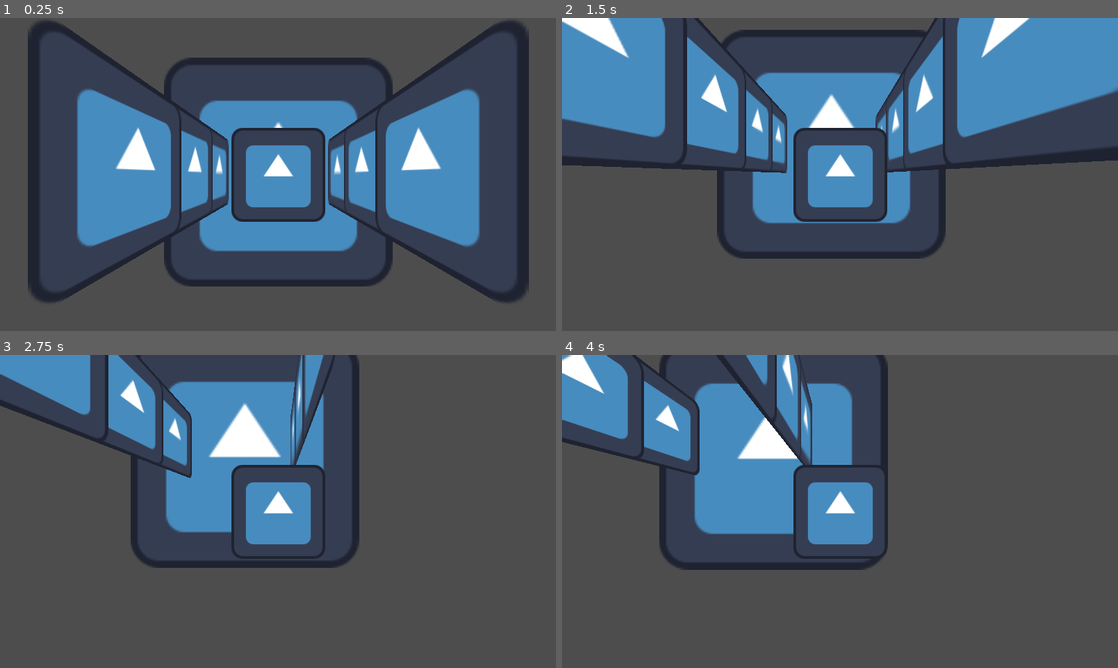
Above: before the commit, frames 1-4 (two rows, left to right).
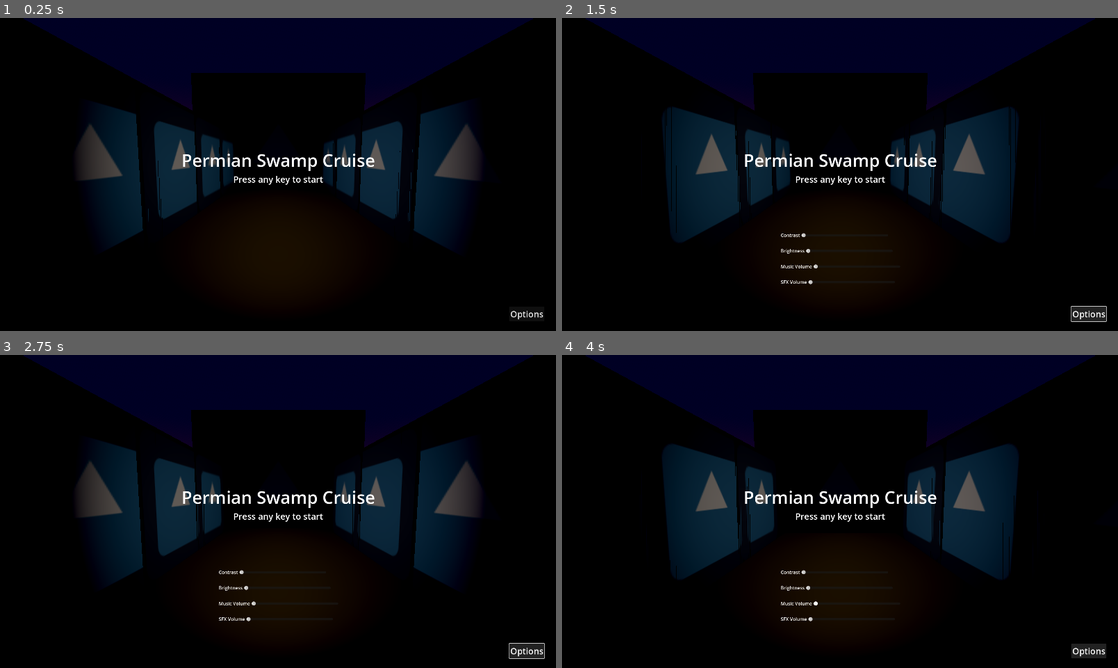
Above: after the commit, the same moments.

Repository: nialsiG/GMTK2025
Game: Godot game, scene res://scenes/main/main.tscn
Two runs of this game, one before a commit and one after it. Both use one fixed random seed, a clock stepped at 60 frames per second and the inputs below. The engine's default icon, where the game draws it, is replaced by a stand-in: a white triangle on a blue panel in a dark square.
Inputs (mouse positions are in pixels of both pictures, inside the frame that each line leads up to):
- Up to frame 1 (0.25 s): no input
- Up to frame 2 (1.5 s): click (1090, 315) at 0.5 s, where only the run after the commit has a clickable "Options"; hold Right (ui_right) from 1.28 s (still down)
- Up to frame 3 (2.75 s): release Right (ui_right) at 2.03 s; hold Down (ui_down) from 2.03 s (still down)
- Up to frame 4 (4 s): release Down (ui_down) at 2.78 s; hold Right (ui_right) 2.78-3.53 s; hold Up (ui_up) from 3.53 s (still down)

The runs differ from the first frame. In frame 1, 100% of the frame differs, in the area x 0-100%, y 0-100%; in frame 2, 99%; in frame 3, 99%; in frame 4, 100%.

Commit message:
spooky env + basic menu

Diff:
--- /dev/null
+++ b/resources/labels/button_theme.tres
@@ -0,0 +1,4 @@
+[gd_resource type="Theme" format=3 uid="uid://bflh17b8kclhy"]
+
+[resource]
+Button/font_sizes/font_size = 30
--- /dev/null
+++ b/resources/labels/game_instructions.tres
@@ -0,0 +1,4 @@
+[gd_resource type="LabelSettings" format=3 uid="uid://by2uc5jlkvm74"]
+
+[resource]
+font_size = 30
--- /dev/null
+++ b/resources/labels/game_title.tres
@@ -0,0 +1,4 @@
+[gd_resource type="LabelSettings" format=3 uid="uid://bye3vxwg60mt5"]
+
+[resource]
+font_size = 60
--- a/scenes/main/main.gd
+++ b/scenes/main/main.gd
@@ -1 +1,32 @@
 extends Node
+
+@onready var start_menu = %StartMenu
+@onready var options_menu = %OptionsMenu
+@onready var info_screen = %InfoScreen
+@onready var menu_camera = %Menu_Camera
+@onready var player = %Player
+@onready var menu_camera_3d: Camera3D = $"3C/Menu_Camera/Camera3D"
+@onready var player_camera_3d: Camera3D = $"3C/Player/Camera3D"
+
+func _unhandled_input(event):
+	if event is InputEventKey and start_menu.visible and !options_menu.visible:
+		StartGame()
+
+func _ready():
+	StartMenu()
+	SignalManager.GameOver.connect(StartMenu)
+
+func StartGame():
+	start_menu.visible = false
+	menu_camera.visible = false
+	player_camera_3d.make_current()
+	player.visible = true
+
+func StartMenu():
+	start_menu.visible = true
+	menu_camera.visible = true
+	menu_camera_3d.make_current()
+	player.visible = false
+
+func _on_options_button_pressed():
+	options_menu.visible = !options_menu.visible
--- a/scenes/main/main.tscn
+++ b/scenes/main/main.tscn
@@ -1,17 +1,50 @@
-[gd_scene load_steps=6 format=3 uid="uid://c0unv0yhgcwao"]
+[gd_scene load_steps=14 format=3 uid="uid://c0unv0yhgcwao"]
 
 [ext_resource type="Script" path="res://scenes/main/main.gd" id="1_sl07k"]
 [ext_resource type="Script" path="res://scenes/player/player.gd" id="2_eh76i"]
 [ext_resource type="Texture2D" uid="uid://clqs5ee2vltco" path="res://assets/icon.svg" id="3_a3a8d"]
 [ext_resource type="Script" path="res://scenes/procedural_generation/river_chunk_factory.gd" id="3_gb04c"]
+[ext_resource type="LabelSettings" uid="uid://bye3vxwg60mt5" path="res://resources/labels/game_title.tres" id="5_edcw7"]
+[ext_resource type="Theme" uid="uid://bflh17b8kclhy" path="res://resources/labels/button_theme.tres" id="6_66ijs"]
+[ext_resource type="LabelSettings" uid="uid://by2uc5jlkvm74" path="res://resources/labels/game_instructions.tres" id="6_hdddv"]
+
+[sub_resource type="ProceduralSkyMaterial" id="ProceduralSkyMaterial_2o2lu"]
+sky_top_color = Color(0.0114498, 1.60035e-06, 0.113532, 1)
+sky_horizon_color = Color(0.16877, 0.0103856, 0.118141, 1)
+ground_bottom_color = Color(0.0396159, 0.0118756, 7.52043e-10, 1)
+ground_horizon_color = Color(0.132499, 0.061222, 0.00376969, 1)
+
+[sub_resource type="Sky" id="Sky_1fj1x"]
+sky_material = SubResource("ProceduralSkyMaterial_2o2lu")
+
+[sub_resource type="Environment" id="Environment_0vbyx"]
+background_mode = 2
+sky = SubResource("Sky_1fj1x")
+sdfgi_enabled = true
+fog_light_color = Color(0.110187, 0.294093, 0.280546, 1)
+volumetric_fog_enabled = true
+volumetric_fog_albedo = Color(0.67, 0.67, 0.67, 1)
+volumetric_fog_emission = Color(0.0502237, 0.194271, 0.215171, 1)
+volumetric_fog_emission_energy = 0.2
+adjustment_enabled = true
+adjustment_brightness = 1.5
+
+[sub_resource type="StandardMaterial3D" id="StandardMaterial3D_fcisd"]
+albedo_texture = ExtResource("3_a3a8d")
 
 [sub_resource type="CapsuleShape3D" id="CapsuleShape3D_3pamf"]
+
+[sub_resource type="StyleBoxEmpty" id="StyleBoxEmpty_stdfw"]
 
 [node name="main" type="Node"]
 script = ExtResource("1_sl07k")
 
-[node name="Background" type="Sprite3D" parent="."]
-transform = Transform3D(20, 0, 0, 0, 20, 0, 0, 0, 20, 0, 0, -20)
+[node name="WorldEnvironment" type="WorldEnvironment" parent="."]
+environment = SubResource("Environment_0vbyx")
+
+[node name="Background" type="Sprite3D" parent="WorldEnvironment"]
+transform = Transform3D(20, 0, 0, 0, 20, 0, 0, 0, 20, 0, 0, -30)
+material_override = SubResource("StandardMaterial3D_fcisd")
 texture = ExtResource("3_a3a8d")
 
 [node name="Environment" type="Node3D" parent="."]
@@ -20,12 +53,29 @@
 script = ExtResource("3_gb04c")
 
 [node name="3C" type="Node3D" parent="."]
+transform = Transform3D(1, 0, 0, 0, 1, 0, 0, 0, 1, 0, 0, -2)
+
+[node name="Menu_Camera" type="Node3D" parent="3C"]
+unique_name_in_owner = true
+
+[node name="Camera3D" type="Camera3D" parent="3C/Menu_Camera"]
+transform = Transform3D(1, 0, 0, 0, 0.996195, 0.0871557, 0, -0.0871557, 0.996195, 0, 0.5, 3)
+
+[node name="SpotLight3D" type="SpotLight3D" parent="3C/Menu_Camera"]
+transform = Transform3D(1, 0, 0, 0, 1, 0, 0, 0, 1, 0, 0, 1)
+light_color = Color(0.896694, 0.85401, 0.80025, 1)
+light_energy = 4.0
+light_volumetric_fog_energy = 0.1
+spot_range = 30.0
+spot_angle = 60.0
+spot_angle_attenuation = 4.0
 
 [node name="Player" type="CharacterBody3D" parent="3C"]
+unique_name_in_owner = true
 script = ExtResource("2_eh76i")
 
 [node name="Camera3D" type="Camera3D" parent="3C/Player"]
-transform = Transform3D(1, 0, 0, 0, 1, 0, 0, 0, 1, 0, 0, 2.76055)
+transform = Transform3D(1, 0, 0, 0, 0.996195, 0.0871557, 0, -0.0871557, 0.996195, 0, 0.5, 3)
 
 [node name="CollisionShape3D" type="CollisionShape3D" parent="3C/Player"]
 transform = Transform3D(-4.37114e-08, -1, 0, 1, -4.37114e-08, 0, 0, 0, 1, 0, 0, 0)
@@ -33,3 +83,163 @@
 
 [node name="SpriteDiplocaulus01" type="Sprite3D" parent="3C/Player"]
 texture = ExtResource("3_a3a8d")
+
+[node name="SpotLight3D" type="SpotLight3D" parent="3C/Player"]
+transform = Transform3D(1, 0, 0, 0, 1, 0, 0, 0, 1, 0, 0, 1)
+light_color = Color(0.896694, 0.85401, 0.80025, 1)
+light_energy = 4.0
+light_volumetric_fog_energy = 0.1
+spot_range = 30.0
+spot_angle = 60.0
+spot_angle_attenuation = 4.0
+
+[node name="CanvasLayer" type="CanvasLayer" parent="."]
+
+[node name="Overlay" type="Control" parent="CanvasLayer"]
+layout_mode = 3
+anchors_preset = 15
+anchor_right = 1.0
+anchor_bottom = 1.0
+grow_horizontal = 2
+grow_vertical = 2
+mouse_filter = 2
+
+[node name="StartMenu" type="Control" parent="CanvasLayer"]
+unique_name_in_owner = true
+layout_mode = 3
+anchors_preset = 15
+anchor_right = 1.0
+anchor_bottom = 1.0
+grow_horizontal = 2
+grow_vertical = 2
+
+[node name="VBoxContainer" type="VBoxContainer" parent="CanvasLayer/StartMenu"]
+layout_mode = 1
+anchors_preset = 12
+anchor_top = 1.0
+anchor_right = 1.0
+anchor_bottom = 1.0
+offset_top = -633.0
+grow_horizontal = 2
+grow_vertical = 0
+alignment = 1
+
+[node name="GameTitleLabel" type="Label" parent="CanvasLayer/StartMenu/VBoxContainer"]
+layout_mode = 2
+size_flags_vertical = 6
+text = "Permian Swamp Cruise"
+label_settings = ExtResource("5_edcw7")
+horizontal_alignment = 1
+
+[node name="InstructionsLabel" type="Label" parent="CanvasLayer/StartMenu/VBoxContainer"]
+layout_mode = 2
+size_flags_vertical = 6
+text = "Press any key to start"
+label_settings = ExtResource("6_hdddv")
+horizontal_alignment = 1
+
+[node name="Control" type="Panel" parent="CanvasLayer/StartMenu/VBoxContainer"]
+custom_minimum_size = Vector2(1500, 500)
+layout_mode = 2
+size_flags_vertical = 3
+theme_override_styles/panel = SubResource("StyleBoxEmpty_stdfw")
+
+[node name="OptionsMenu" type="Control" parent="CanvasLayer/StartMenu/VBoxContainer/Control"]
+unique_name_in_owner = true
+visible = false
+layout_mode = 1
+anchors_preset = 8
+anchor_left = 0.5
+anchor_top = 0.5
+anchor_right = 0.5
+anchor_bottom = 0.5
+grow_horizontal = 2
+grow_vertical = 2
+
+[node name="MarginContainer" type="MarginContainer" parent="CanvasLayer/StartMenu/VBoxContainer/Control/OptionsMenu"]
+layout_mode = 1
+anchors_preset = 15
+anchor_right = 1.0
+anchor_bottom = 1.0
+grow_horizontal = 2
+grow_vertical = 2
+theme_override_constants/margin_left = 30
+theme_override_constants/margin_top = 30
+theme_override_constants/margin_right = 30
+theme_override_constants/margin_bottom = 30
+
+[node name="GridContainer" type="GridContainer" parent="CanvasLayer/StartMenu/VBoxContainer/Control/OptionsMenu/MarginContainer"]
+layout_mode = 2
+
+[node name="Contrast" type="HBoxContainer" parent="CanvasLayer/StartMenu/VBoxContainer/Control/OptionsMenu/MarginContainer/GridContainer"]
+layout_mode = 2
+
+[node name="Label" type="Label" parent="CanvasLayer/StartMenu/VBoxContainer/Control/OptionsMenu/MarginContainer/GridContainer/Contrast"]
+layout_mode = 2
+text = "Contrast"
+horizontal_alignment = 1
+vertical_alignment = 1
+
+[node name="HSlider" type="HSlider" parent="CanvasLayer/StartMenu/VBoxContainer/Control/OptionsMenu/MarginContainer/GridContainer/Contrast"]
+custom_minimum_size = Vector2(300, 50)
+layout_mode = 2
+
+[node name="Brightness" type="HBoxContainer" parent="CanvasLayer/StartMenu/VBoxContainer/Control/OptionsMenu/MarginContainer/GridContainer"]
+layout_mode = 2
+
+[node name="Label" type="Label" parent="CanvasLayer/StartMenu/VBoxContainer/Control/OptionsMenu/MarginContainer/GridContainer/Brightness"]
+layout_mode = 2
+text = "Brightness"
+horizontal_alignment = 1
+vertical_alignment = 1
+
+[node name="HSlider" type="HSlider" parent="CanvasLayer/StartMenu/VBoxContainer/Control/OptionsMenu/MarginContainer/GridContainer/Brightness"]
+custom_minimum_size = Vector2(300, 50)
+layout_mode = 2
+
+[node name="MusicVolume" type="HBoxContainer" parent="CanvasLayer/StartMenu/VBoxContainer/Control/OptionsMenu/MarginContainer/GridContainer"]
+layout_mode = 2
+
+[node name="Label" type="Label" parent="CanvasLayer/StartMenu/VBoxContainer/Control/OptionsMenu/MarginContainer/GridContainer/MusicVolume"]
+layout_mode = 2
+text = "Music Volume"
+horizontal_alignment = 1
+vertical_alignment = 1
+
+[node name="HSlider" type="HSlider" parent="CanvasLayer/StartMenu/VBoxContainer/Control/OptionsMenu/MarginContainer/GridContainer/MusicVolume"]
+custom_minimum_size = Vector2(300, 50)
+layout_mode = 2
+
+[node name="SfxVolume" type="HBoxContainer" parent="CanvasLayer/StartMenu/VBoxContainer/Control/OptionsMenu/MarginContainer/GridContainer"]
+layout_mode = 2
+
+[node name="Label" type="Label" parent="CanvasLayer/StartMenu/VBoxContainer/Control/OptionsMenu/MarginContainer/GridContainer/SfxVolume"]
+layout_mode = 2
+text = "SFX Volume"
+horizontal_alignment = 1
+vertical_alignment = 1
+
+[node name="HSlider" type="HSlider" parent="CanvasLayer/StartMenu/VBoxContainer/Control/OptionsMenu/MarginContainer/GridContainer/SfxVolume"]
+custom_minimum_size = Vector2(300, 50)
+layout_mode = 2
+
+[node name="OptionsButton" type="Button" parent="CanvasLayer/StartMenu"]
+layout_mode = 0
+offset_left = 1758.0
+offset_top = 996.0
+offset_right = 1880.0
+offset_bottom = 1046.0
+theme = ExtResource("6_66ijs")
+text = "Options"
+
+[node name="InfoScreen" type="Control" parent="CanvasLayer"]
+unique_name_in_owner = true
+visible = false
+layout_mode = 3
+anchors_preset = 15
+anchor_right = 1.0
+anchor_bottom = 1.0
+grow_horizontal = 2
+grow_vertical = 2
+
+[connection signal="pressed" from="CanvasLayer/StartMenu/OptionsButton" to="." method="_on_options_button_pressed"]
--- a/scenes/procedural_generation/river_chunk.gd
+++ b/scenes/procedural_generation/river_chunk.gd
@@ -4,11 +4,14 @@
 const SPEED = 2
 
 @onready var dimetrodon_prefab = load("res://scenes/obstacles/obstacle_dimetrodon.tscn")
+@onready var is_active: bool = true
 
 func _process(delta):
 	position += Vector3 (0, 0, SPEED * delta)
-	if position.z >= 5:
+	if position.z >= 5 and is_active:
 		SignalManager.NewRiverChunk.emit(Vector3(0,0,-10))
+		is_active = false
+	if !is_active:
 		await get_tree().create_timer(0.05).timeout
 		queue_free()
 
--- a/scenes/procedural_generation/river_chunk.tscn
+++ b/scenes/procedural_generation/river_chunk.tscn
@@ -1,7 +1,23 @@
-[gd_scene load_steps=3 format=3 uid="uid://25ie1cikwp5a"]
+[gd_scene load_steps=8 format=3 uid="uid://25ie1cikwp5a"]
 
 [ext_resource type="Script" path="res://scenes/procedural_generation/river_chunk.gd" id="1_q0xem"]
 [ext_resource type="Texture2D" uid="uid://clqs5ee2vltco" path="res://assets/icon.svg" id="2_rvvx4"]
+
+[sub_resource type="StandardMaterial3D" id="StandardMaterial3D_4jg58"]
+albedo_texture = ExtResource("2_rvvx4")
+
+[sub_resource type="StandardMaterial3D" id="StandardMaterial3D_80em4"]
+albedo_texture = ExtResource("2_rvvx4")
+
+[sub_resource type="StandardMaterial3D" id="StandardMaterial3D_a8gud"]
+albedo_color = Color(0.3, 0.2354, 0.096, 1)
+
+[sub_resource type="PlaneMesh" id="PlaneMesh_x8cn2"]
+material = SubResource("StandardMaterial3D_a8gud")
+size = Vector2(10, 10)
+
+[sub_resource type="BoxShape3D" id="BoxShape3D_12l6c"]
+size = Vector3(10, 1, 10)
 
 [node name="RiverChunk" type="Node3D"]
 script = ExtResource("1_q0xem")
@@ -11,6 +27,7 @@
 
 [node name="Sprite3D" type="Sprite3D" parent="LeftBank"]
 transform = Transform3D(-2.18557e-07, 0, 5, 0, 5, 0, -5, 0, -2.18557e-07, 0, 0, 0)
+material_override = SubResource("StandardMaterial3D_4jg58")
 texture = ExtResource("2_rvvx4")
 
 [node name="RightBank" type="Node3D" parent="."]
@@ -18,4 +35,20 @@
 
 [node name="Sprite3D" type="Sprite3D" parent="RightBank"]
 transform = Transform3D(-2.18557e-07, 0, -5, 0, 5, 0, 5, 0, -2.18557e-07, 0, 0, 0)
+material_override = SubResource("StandardMaterial3D_80em4")
 texture = ExtResource("2_rvvx4")
+
+[node name="Bottom" type="Node3D" parent="."]
+transform = Transform3D(1, 0, 0, 0, 1, 0, 0, 0, 1, 0, -3, 0)
+
+[node name="RigidBody3D" type="RigidBody3D" parent="Bottom"]
+freeze = true
+
+[node name="MeshInstance3D" type="MeshInstance3D" parent="Bottom/RigidBody3D"]
+transform = Transform3D(1, 0, 0, 0, 1, 0, 0, 0, 1, 0, 0, -4.98027)
+mesh = SubResource("PlaneMesh_x8cn2")
+skeleton = NodePath("../..")
+
+[node name="CollisionShape3D" type="CollisionShape3D" parent="Bottom/RigidBody3D"]
+transform = Transform3D(1, 0, 0, 0, 1, 0, 0, 0, 1, 0, -0.522587, -5)
+shape = SubResource("BoxShape3D_12l6c")
